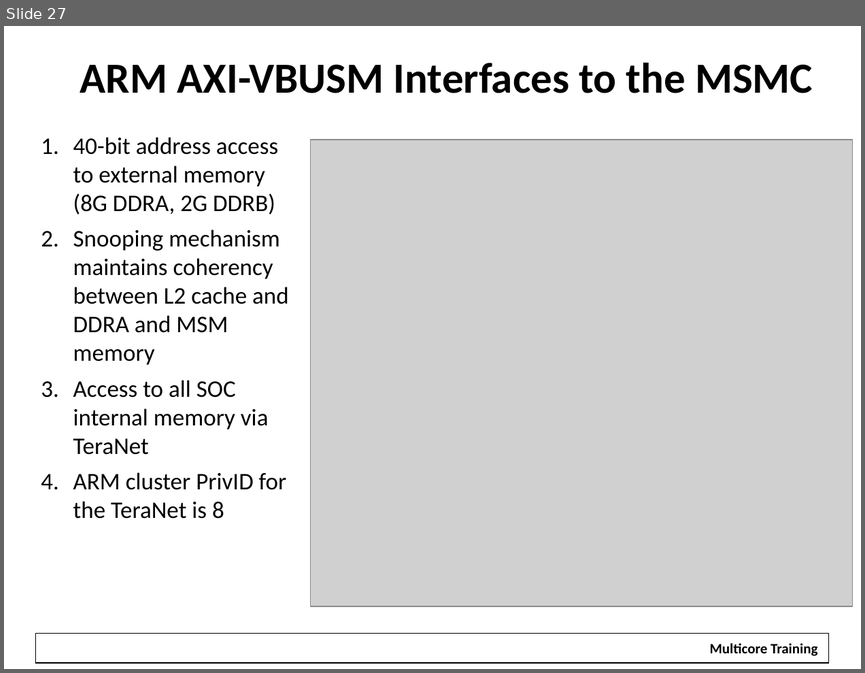
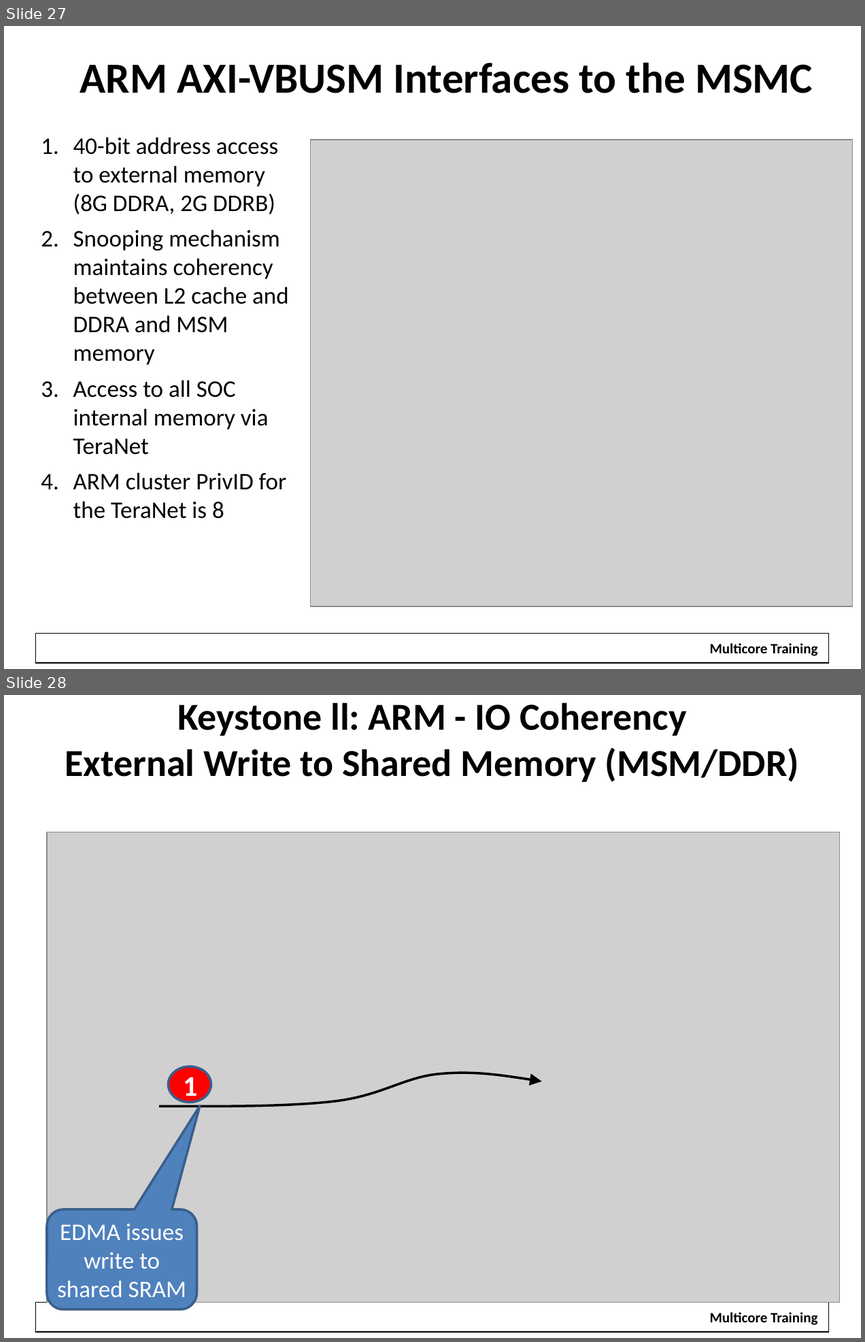
Before and after one commit to hari1989/keystone-workshop, a slide deck: preliminary/Working/presentations/KeyStoneII ARM Overview.pptx. Shown one above the other, each under a label of ours: slide 27 before the commit, slides 27 and 28 after it. The pictures are 865x673 and 865x1342 pixels, drawn with LibreOffice and Linux fonts; fonts in the diff are those of the drawing; grey boxes stand for pictures; background and template pictures are left out. Boxes give left, top, right and bottom in pixels: in the first picture for what was removed or moved away, otherwise in the second. Text is boxed around its words. In the diff, an @@ line names an element or a change of style, - is before the commit and + after.

```diff
--- a/preliminary/Working/presentations/KeyStoneII ARM Overview.pptx
+++ b/preliminary/Working/presentations/KeyStoneII ARM Overview.pptx
@@ slide 28 added at [4,695,861,1338], background #FFFFFF; not listed: 2 template elements that a slide beside it also shows @@
@@ title added at [65,702,799,782], 32 pt, text #000000, bold @@
+Keystone ll: ARM - IO Coherency
+External Write to Shared Memory (MSM/DDR)
@@ picture added at [47,832,839,1302] @@
@@ freeform shape added at [159,1070,541,1106], outline #000000 2 pt @@
@@ ellipse added at [169,1066,211,1102], fill #FF0000, outline #3A5F8C 2 pt, 24 pt, text #FFFFFF, bold @@
+1
@@ rounded speech box added at [47,1209,197,1309], fill #4F81BD, outline #3A5F8C 2 pt, 20 pt, text #FFFFFF @@
+EDMA issues write to shared SRAM
```
Also in this commit, not shown: 3 slides changed, 3 other slides added, 1 other file.
